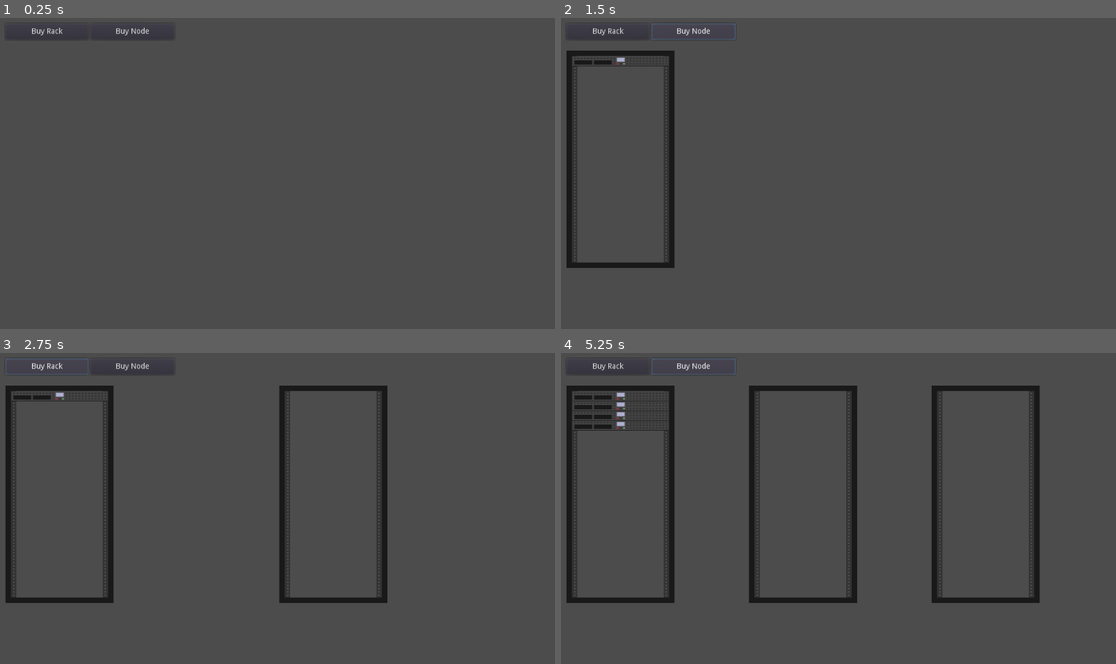
Above: before the commit, frames 1-4 (two rows, left to right).
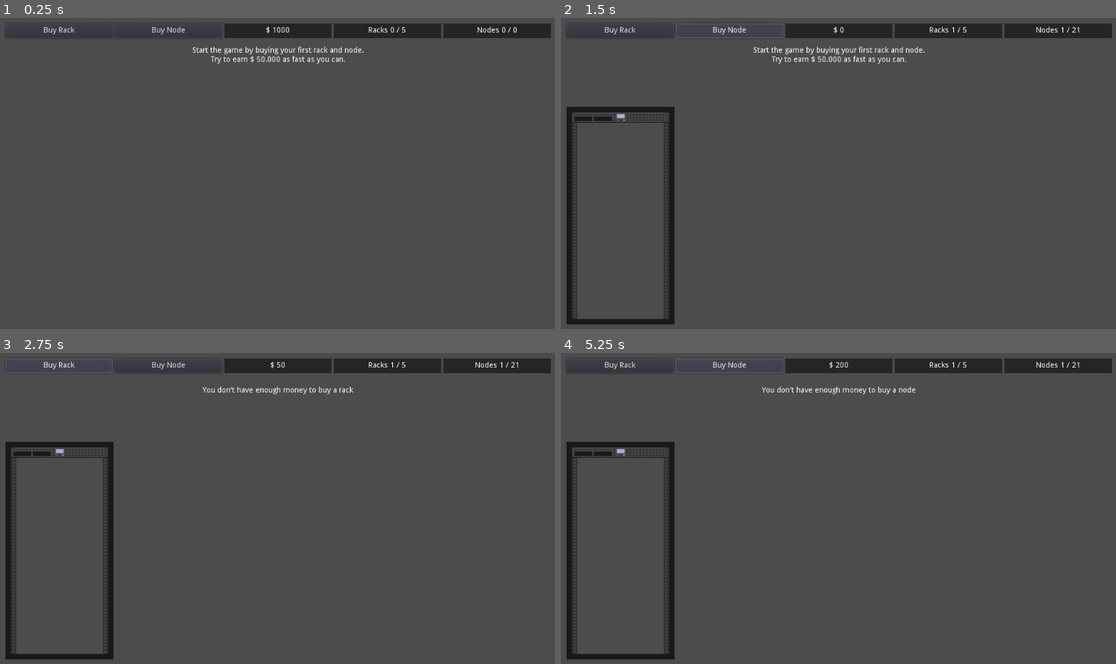
Above: after the commit, the same moments.

Repository: KjarrigansGames/DC_Tycoon
Game: Godot game, scene res://Game.tscn
Same seed, same stepped clock (60 frames per second), same inputs: the game is played once before the commit and once after it.
Inputs:
- Up to frame 1 (0.25 s): no input
- Up to frame 2 (1.5 s): click "Buy Rack" at 0.5 s; click "Buy Node" at 1.25 s
- Up to frame 3 (2.75 s): click "Buy Rack" at 2 s
- Up to frame 4 (5.25 s): click "Buy Node" at 2.75 s; click "Buy Rack" at 3.5 s; click "Buy Node" at 4.25 s; tap Enter at 5 s

The runs differ from the first frame. In frame 1, 3.4% of the frame differs, in the area x 5-100%, y 1-15%; in frame 2, 6.2%; in frame 3, 8.7%; in frame 4, 12%, in the area x 1-100%, y 1-99%.

Commit message:
Make it a playable draft
- expand Build Menu into a HUD
- add ways to earn / spent money
- add a victory condition

Diff:
--- a/Build Menu.gd
+++ /dev/null
@@ -1,42 +0,0 @@
-extends Control
-
-# class member variables go here, for example:
-# var a = 2
-# var b = "textvar"
-
-func _ready():
-	# Called when the node is added to the scene for the first time.
-	# Initialization here
-	pass
-
-#func _process(delta):
-#	# Called every frame. Delta is time since last frame.
-#	# Update game logic here.
-#	pass
-
-var num_nodes = 0;
-var num_racks = 0
-const MAX_NODES = 21;
-const MAX_RACKS = 5
-
-func _on_Buy_Node_pressed():
-
-	var racks = get_parent().find_node("Datacenter").get_children()
-	if (num_racks * MAX_NODES) - num_nodes < 1:
-		prints("No empty rack slot left!")
-		return
-
-	var rack = racks[num_nodes / MAX_NODES]
-	var node = load("res://Node_A.tscn").instance()
-	node.position = Vector2(0, num_nodes % MAX_NODES * 18)
-	rack.add_child(node)
-	num_nodes += 1
-
-func _on_Buy_Rack_pressed():
-	if num_racks >= MAX_RACKS:
-		prints("Datacenter full")
-		return
-	num_racks += 1
-	var rack = load("res://Rack_A.tscn").instance()
-	rack.set_h_size_flags(SIZE_EXPAND_FILL)
-	get_parent().find_node("Datacenter").add_child(rack)
--- a/Build Menu.tscn
+++ /dev/null
@@ -1,96 +0,0 @@
-[gd_scene load_steps=2 format=2]
-
-[ext_resource path="res://Build Menu.gd" type="Script" id=1]
-
-[node name="Build Menu" type="MarginContainer" index="0"]
-
-anchor_left = 0.0
-anchor_top = 0.0
-anchor_right = 0.0
-anchor_bottom = 0.0
-margin_right = 331.0
-margin_bottom = 50.0
-rect_min_size = Vector2( 100, 50 )
-rect_pivot_offset = Vector2( 0, 0 )
-rect_clip_content = false
-mouse_filter = 0
-mouse_default_cursor_shape = 0
-size_flags_horizontal = 1
-size_flags_vertical = 1
-custom_constants/margin_right = 10
-custom_constants/margin_top = 10
-custom_constants/margin_left = 10
-custom_constants/margin_bottom = 10
-script = ExtResource( 1 )
-
-[node name="Layout" type="HBoxContainer" parent="." index="0"]
-
-anchor_left = 0.0
-anchor_top = 0.0
-anchor_right = 0.0
-anchor_bottom = 0.0
-margin_left = 10.0
-margin_top = 10.0
-margin_right = 321.0
-margin_bottom = 40.0
-rect_pivot_offset = Vector2( 0, 0 )
-rect_clip_content = false
-mouse_filter = 1
-mouse_default_cursor_shape = 0
-size_flags_horizontal = 3
-size_flags_vertical = 3
-alignment = 0
-_sections_unfolded = [ "Anchor", "Grow Direction", "Hint", "Margin", "Rect", "Size Flags" ]
-
-[node name="Buy Rack" type="Button" parent="Layout" index="0"]
-
-anchor_left = 0.0
-anchor_top = 0.0
-anchor_right = 0.0
-anchor_bottom = 0.0
-margin_right = 153.0
-margin_bottom = 30.0
-rect_pivot_offset = Vector2( 0, 0 )
-rect_clip_content = false
-focus_mode = 2
-mouse_filter = 0
-mouse_default_cursor_shape = 0
-size_flags_horizontal = 3
-size_flags_vertical = 1
-toggle_mode = false
-enabled_focus_mode = 2
-shortcut = null
-group = null
-text = "Buy Rack"
-flat = false
-align = 1
-_sections_unfolded = [ "Size Flags" ]
-
-[node name="Buy Node" type="Button" parent="Layout" index="1"]
-
-anchor_left = 0.0
-anchor_top = 0.0
-anchor_right = 0.0
-anchor_bottom = 0.0
-margin_left = 157.0
-margin_right = 311.0
-margin_bottom = 30.0
-rect_pivot_offset = Vector2( 0, 0 )
-rect_clip_content = false
-focus_mode = 2
-mouse_filter = 0
-mouse_default_cursor_shape = 0
-size_flags_horizontal = 3
-size_flags_vertical = 1
-toggle_mode = false
-enabled_focus_mode = 2
-shortcut = null
-group = null
-text = "Buy Node"
-flat = false
-align = 1
-_sections_unfolded = [ "Size Flags" ]
-
-[connection signal="pressed" from="Layout/Buy Rack" to="." method="_on_Buy_Rack_pressed"]
-
-[connection signal="pressed" from="Layout/Buy Node" to="." method="_on_Buy_Node_pressed"]
--- a/Game.tscn
+++ b/Game.tscn
@@ -1,10 +1,10 @@
 [gd_scene load_steps=2 format=2]
 
-[ext_resource path="res://Build Menu.tscn" type="PackedScene" id=1]
+[ext_resource path="res://HUD.tscn" type="PackedScene" id=1]
 
 [node name="Game" type="Node"]
 
-[node name="Build Menu" parent="." index="0" instance=ExtResource( 1 )]
+[node name="HUD" parent="." index="0" instance=ExtResource( 1 )]
 
 [node name="Datacenter" type="HBoxContainer" parent="." index="1"]
 
@@ -13,7 +13,7 @@
 anchor_right = 0.0
 anchor_bottom = 0.0
 margin_left = 10.0
-margin_top = 60.0
+margin_top = 164.0
 margin_right = 1014.0
 margin_bottom = 758.0
 rect_pivot_offset = Vector2( 0, 0 )
--- /dev/null
+++ b/HUD.gd
@@ -0,0 +1,88 @@
+extends Control
+
+var cash = 1000
+var num_nodes = 0
+var num_racks = 0
+const MAX_NODES = 21
+const MAX_RACKS = 5
+const INCOME_PER_NODE = 50
+
+func _on_Buy_Node_pressed():
+	if not enough_money_for("node"):
+		notice("You don't have enough money to buy a node")
+		return
+
+	var racks = get_parent().find_node("Datacenter").get_children()
+	if (num_racks * MAX_NODES) - num_nodes < 1:
+		notice("No empty rack slot left!")
+		return
+
+	var rack = racks[num_nodes / MAX_NODES]
+	var node = load("res://Node_A.tscn").instance()
+	node.position = Vector2(0, num_nodes % MAX_NODES * 18)
+	rack.add_child(node)
+	num_nodes += 1
+	cash -= cost_for("node")
+	update_stats_panel()
+
+func _on_Buy_Rack_pressed():
+	if not enough_money_for("rack"):
+		notice("You don't have enough money to buy a rack")
+		return
+
+	if num_racks >= MAX_RACKS:
+		notice("Datacenter full")
+		return
+
+	var rack = load("res://Rack_A.tscn").instance()
+	rack.set_h_size_flags(SIZE_EXPAND_FILL)
+	get_parent().find_node("Datacenter").add_child(rack)
+	num_racks += 1
+	cash -= cost_for("rack")
+	update_stats_panel()
+
+func cost_for(obj_type):
+	var cost = -1
+	match obj_type:
+		"rack": cost = 200
+		"node": cost = 800
+	return cost
+
+func enough_money_for(obj_type):
+	var cost = cost_for(obj_type)
+	return cost >= 0 && (cash - cost) >= 0
+
+func update_stats_panel():
+	get_node("VBox/Layout/RackSlots/Text").text = "Racks %s / %s" % [num_racks, MAX_RACKS]
+	get_node("VBox/Layout/NodeSlots/Text").text = "Nodes %s / %s" % [num_nodes, num_racks * MAX_NODES]
+	get_node("VBox/Layout/Cash/Text").text = "$ %s" % cash
+
+var notice_timer = Timer.new()
+var game_ticks = Timer.new()
+func _ready():
+	notice_timer.one_shot = true
+	notice_timer.wait_time = 10.0
+	add_child(notice_timer)
+	notice_timer.connect("timeout", self, "_remove_notice")
+	notice_timer.start()
+
+	add_child(game_ticks)
+	game_ticks.wait_time = 1.0
+	game_ticks.connect("timeout", self, "_tick")
+	game_ticks.start()
+
+func _tick():
+	cash += (num_nodes * INCOME_PER_NODE)
+	if cash > 50000:
+		notice("You have won!")
+		game_ticks.stop()
+	update_stats_panel()
+
+func _remove_notice():
+    get_node("VBox/Message").text = ""
+
+func notice(text, timeout = 2.0):
+	prints(text)
+	get_node("VBox/Message").text = text
+	notice_timer.wait_time = timeout
+	notice_timer.start()
--- /dev/null
+++ b/HUD.tscn
@@ -0,0 +1,244 @@
+[gd_scene load_steps=2 format=2]
+
+[ext_resource path="res://HUD.gd" type="Script" id=1]
+
+[node name="HUD" type="MarginContainer" index="0"]
+
+anchor_left = 0.0
+anchor_top = 0.0
+anchor_right = 1.0
+anchor_bottom = 0.0
+margin_bottom = 107.0
+rect_min_size = Vector2( 100, 50 )
+rect_pivot_offset = Vector2( 0, 0 )
+rect_clip_content = false
+mouse_filter = 0
+mouse_default_cursor_shape = 0
+size_flags_horizontal = 1
+size_flags_vertical = 1
+custom_constants/margin_right = 10
+custom_constants/margin_top = 10
+custom_constants/margin_left = 10
+custom_constants/margin_bottom = 10
+script = ExtResource( 1 )
+
+[node name="VBox" type="VBoxContainer" parent="." index="0"]
+
+anchor_left = 0.0
+anchor_top = 0.0
+anchor_right = 0.0
+anchor_bottom = 0.0
+margin_left = 10.0
+margin_top = 10.0
+margin_right = 1014.0
+margin_bottom = 97.0
+rect_pivot_offset = Vector2( 0, 0 )
+rect_clip_content = false
+mouse_filter = 1
+mouse_default_cursor_shape = 0
+size_flags_horizontal = 1
+size_flags_vertical = 1
+alignment = 0
+
+[node name="Layout" type="HBoxContainer" parent="VBox" index="0"]
+
+anchor_left = 0.0
+anchor_top = 0.0
+anchor_right = 0.0
+anchor_bottom = 0.0
+margin_right = 1004.0
+margin_bottom = 27.0
+rect_pivot_offset = Vector2( 0, 0 )
+rect_clip_content = false
+mouse_filter = 1
+mouse_default_cursor_shape = 0
+size_flags_horizontal = 3
+size_flags_vertical = 3
+alignment = 0
+_sections_unfolded = [ "Anchor", "Grow Direction", "Hint", "Margin", "Rect", "Size Flags" ]
+
+[node name="Buy Rack" type="Button" parent="VBox/Layout" index="0"]
+
+anchor_left = 0.0
+anchor_top = 0.0
+anchor_right = 0.0
+anchor_bottom = 0.0
+margin_right = 197.0
+margin_bottom = 27.0
+rect_pivot_offset = Vector2( 0, 0 )
+rect_clip_content = false
+focus_mode = 2
+mouse_filter = 0
+mouse_default_cursor_shape = 0
+size_flags_horizontal = 3
+size_flags_vertical = 1
+toggle_mode = false
+enabled_focus_mode = 2
+shortcut = null
+group = null
+text = "Buy Rack"
+flat = false
+align = 1
+_sections_unfolded = [ "Size Flags" ]
+
+[node name="Buy Node" type="Button" parent="VBox/Layout" index="1"]
+
+anchor_left = 0.0
+anchor_top = 0.0
+anchor_right = 0.0
+anchor_bottom = 0.0
+margin_left = 201.0
+margin_right = 398.0
+margin_bottom = 27.0
+rect_pivot_offset = Vector2( 0, 0 )
+rect_clip_content = false
+focus_mode = 2
+mouse_filter = 0
+mouse_default_cursor_shape = 0
+size_flags_horizontal = 3
+size_flags_vertical = 1
+toggle_mode = false
+enabled_focus_mode = 2
+shortcut = null
+group = null
+text = "Buy Node"
+flat = false
+align = 1
+_sections_unfolded = [ "Size Flags" ]
+
+[node name="Cash" type="Panel" parent="VBox/Layout" index="2"]
+
+anchor_left = 0.0
+anchor_top = 0.0
+anchor_right = 0.0
+anchor_bottom = 0.0
+margin_left = 402.0
+margin_right = 599.0
+margin_bottom = 27.0
+rect_pivot_offset = Vector2( 0, 0 )
+rect_clip_content = false
+mouse_filter = 0
+mouse_default_cursor_shape = 0
+size_flags_horizontal = 3
+size_flags_vertical = 1
+_sections_unfolded = [ "Size Flags" ]
+
+[node name="Text" type="Label" parent="VBox/Layout/Cash" index="0"]
+
+anchor_left = 0.0
+anchor_top = 0.0
+anchor_right = 1.0
+anchor_bottom = 1.0
+rect_pivot_offset = Vector2( 0, 0 )
+rect_clip_content = false
+mouse_filter = 2
+mouse_default_cursor_shape = 0
+size_flags_horizontal = 1
+size_flags_vertical = 1
+text = "$ 1000"
+align = 1
+valign = 1
+percent_visible = 1.0
+lines_skipped = 0
+max_lines_visible = -1
+_sections_unfolded = [ "Size Flags" ]
+
+[node name="RackSlots" type="Panel" parent="VBox/Layout" index="3"]
+
+anchor_left = 0.0
+anchor_top = 0.0
+anchor_right = 0.0
+anchor_bottom = 0.0
+margin_left = 603.0
+margin_right = 800.0
+margin_bottom = 27.0
+rect_pivot_offset = Vector2( 0, 0 )
+rect_clip_content = false
+mouse_filter = 0
+mouse_default_cursor_shape = 0
+size_flags_horizontal = 3
+size_flags_vertical = 1
+_sections_unfolded = [ "Size Flags" ]
+
+[node name="Text" type="Label" parent="VBox/Layout/RackSlots" index="0"]
+
+anchor_left = 0.0
+anchor_top = 0.0
+anchor_right = 1.0
+anchor_bottom = 1.0
+rect_pivot_offset = Vector2( 0, 0 )
+rect_clip_content = false
+mouse_filter = 2
+mouse_default_cursor_shape = 0
+size_flags_horizontal = 1
+size_flags_vertical = 4
+text = "Racks 0 / 5"
+align = 1
+valign = 1
+percent_visible = 1.0
+lines_skipped = 0
+max_lines_visible = -1
+
+[node name="NodeSlots" type="Panel" parent="VBox/Layout" index="4"]
+
+anchor_left = 0.0
+anchor_top = 0.0
+anchor_right = 0.0
+anchor_bottom = 0.0
+margin_left = 804.0
+margin_right = 1004.0
+margin_bottom = 27.0
+rect_pivot_offset = Vector2( 0, 0 )
+rect_clip_content = false
+mouse_filter = 0
+mouse_default_cursor_shape = 0
+size_flags_horizontal = 3
+size_flags_vertical = 1
+_sections_unfolded = [ "Size Flags" ]
+
+[node name="Text" type="Label" parent="VBox/Layout/NodeSlots" index="0"]
+
+anchor_left = 0.0
+anchor_top = 0.0
+anchor_right = 1.0
+anchor_bottom = 1.0
+rect_pivot_offset = Vector2( 0, 0 )
+rect_clip_content = false
+mouse_filter = 2
+mouse_default_cursor_shape = 0
+size_flags_horizontal = 1
+size_flags_vertical = 4
+text = "Nodes 0 / 0"
+align = 1
+valign = 1
+percent_visible = 1.0
+lines_skipped = 0
+max_lines_visible = -1
+
+[node name="Message" type="Label" parent="VBox" index="1"]
+
+anchor_left = 0.0
+anchor_top = 0.0
+anchor_right = 0.0
+anchor_bottom = 0.0
+margin_top = 31.0
+margin_right = 1004.0
+margin_bottom = 87.0
+rect_pivot_offset = Vector2( 0, 0 )
+rect_clip_content = false
+mouse_filter = 2
+mouse_default_cursor_shape = 0
+size_flags_horizontal = 1
+size_flags_vertical = 3
+size_flags_stretch_ratio = 2.0
+text = "Start the game by buying your first rack and node.
+Try to earn $ 50.000 as fast as you can."
+align = 1
+valign = 1
+percent_visible = 1.0
+lines_skipped = 0
+max_lines_visible = -1
+
+[connection signal="pressed" from="VBox/Layout/Buy Rack" to="." method="_on_Buy_Rack_pressed"]
+
+[connection signal="pressed" from="VBox/Layout/Buy Node" to="." method="_on_Buy_Node_pressed"]
--- a/Node_A.tscn
+++ b/Node_A.tscn
@@ -2,7 +2,7 @@
 
 [ext_resource path="res://Assets/Node_A.png" type="Texture" id=1]
 
-[node name="Node_A" type="Sprite" index="0"]
+[node name="Node_A" type="Sprite"]
 
 texture = ExtResource( 1 )
 offset = Vector2( 100, 20 )
